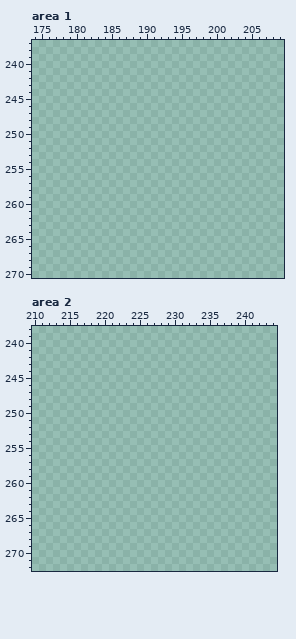
Pixel-art file, stored at art/ase/GUI.ase. Above, as it was before the edit.
606x414 pixels, 1 frame. Shown: area 1: x 174..209, y 237..270; area 2: x 210..244, y 238..272.
After:
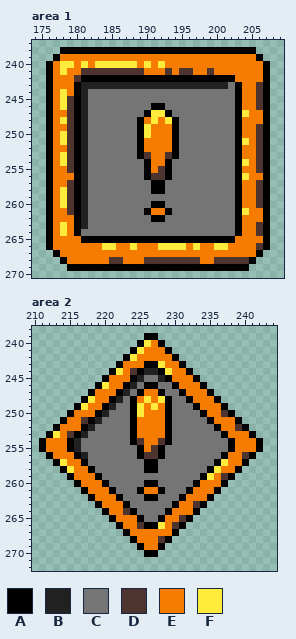
Palette (. is transparent): A #000000  B #212121  C #757575  D #4e342e  E #f57c00  F #ffeb3b
Message: Art for pop-up interaction balloon
From old to new:
Area 1:
y 238: x 178..205 ............................ -> AAAAAAAAAAAAAAAAAAAAAAAAAAAA
y 239: x 177..206 .............................. -> AEEEEEEEEEEEEEEEEEEEEEEEEEEEEA
y 240: x 176..207 ................................ -> AEFFEFEFFFFFFEFEFEEEEEEEEEEEEEEA
y 241: x 176..207 ................................ -> AEFEEDDDDDDDDDEEEDEDDEEDEEEEEEEA
y 242: x 176..207 ................................ -> AEEEDAAAAAAAAAAAAAAAAAAAAAAEEEEA
y 243: x 176..207 ................................ -> AEEEABBBBBBBBBBBBBBBBBBBBBCAEEDA
y 244: x 176..207 ................................ -> AEFEABCCCCCCCCCCCCCCCCCCCCCAEEDA
y 245: x 176..207 ................................ -> AEFDABCCCCCCCCCCCCCCCCCCCCCAEEDA
y 246: x 176..207 ................................ -> AEFDABCCCCCCCCCAACCCCCCCCCCAEEDA
y 247: x 176..207 ................................ -> AEEDABCCCCCCCCAFFACCCCCCCCCAFEEA
y 248: x 176..207 ................................ -> AEFDABCCCCCCCAEFEFACCCCCCCCAEEEA
y 249: x 176..207 ................................ -> AEEDABCCCCCCCAFEEEACCCCCCCCAEEDA
y 250: x 176..207 ................................ -> AEFDABCCCCCCCAFEEEACCCCCCCCAEEDA
y 251: x 176..207 ................................ -> AEFDABCCCCCCCAEEEEACCCCCCCCAFEDA
y 252: x 176..207 ................................ -> AEEDABCCCCCCCAEEEEACCCCCCCCAEEDA
y 253: x 176..207 ................................ -> AEFDABCCCCCCCADEEDACCCCCCCCAEEDA
y 254: x 176..207 ................................ -> AEFDABCCCCCCCCAEEACCCCCCCCCAFEDA
y 255: x 176..207 ................................ -> AEEDABCCCCCCCCAEDACCCCCCCCCAEEDA
y 256: x 176..207 ................................ -> AEEEABCCCCCCCCADDACCCCCCCCCAFEEA
y 257: x 176..207 ................................ -> AEEDABCCCCCCCCCAACCCCCCCCCCAEEDA
y 258: x 176..207 ................................ -> AEFDABCCCCCCCCCAACCCCCCCCCCAEEDA
y 259: x 176..207 ................................ -> AEFDABCCCCCCCCCCCCCCCCCCCCCAEEDA
y 260: x 176..207 ................................ -> AEFDABCCCCCCCCCAACCCCCCCCCCAEEDA
y 261: x 176..207 ................................ -> AEEDABCCCCCCCCAEEACCCCCCCCCAFEEA
y 262: x 176..207 ................................ -> AEEEABCCCCCCCCCAACCCCCCCCCCAEEEA
y 263: x 176..207 ................................ -> AEFEABCCCCCCCCCCCCCCCCCCCCCAEEDA
y 264: x 176..207 ................................ -> AEFEACCCCCCCCCCCCCCCCCCCCCCAEEDA
y 265: x 176..207 ................................ -> AEEEEAAAAAAAAAAAAAAAAAAAAAAEEEEA
y 266: x 176..207 ................................ -> AEEEEEEEFFEEFEEEFFFFEFEEFFEEEEDA
y 267: x 177..206 .............................. -> AEEEEEEEEEEEEEEEEEEEEEEEEEEEEA
y 268: x 178..205 ............................ -> AEEEEEEDDEEEDDDDDDDDEEDDDDDA
y 269: x 179..204 .......................... -> AAAAAAAAAAAAAAAAAAAAAAAAAA
Area 2:
y 239: x 226..227 .. -> AA
y 240: x 225..228 .... -> AFEA
y 241: x 224..229 ...... -> AFEEEA
y 242: x 223..230 ........ -> AFEEEEEA
y 243: x 222..231 .......... -> AEEEAAFEEA
y 244: x 221..232 ............ -> AFEDABBAFEEA
y 245: x 220..233 .............. -> AEEEABCCBAEEEA
y 246: x 219..234 ................ -> AFEEABCAACCAEEEA
y 247: x 218..235 .................. -> AEEEABCAEEACCAEEEA
y 248: x 217..236 .................... -> AFEEABCAEFEFACCAEEEA
y 249: x 216..237 ...................... -> AFEEABCCAFEFEACCCAEEEA
y 250: x 215..238 ........................ -> AEEEABCCCAFEEEACCCCAEEDA
y 251: x 214..239 .......................... -> AEEDABCCCCAEEEEACCCCCAEEEA
y 252: x 213..240 ............................ -> AEEEABCCCCCAEEEEACCCCCCAEEDA
y 253: x 212..241 .............................. -> AFEDABCCCCCCAEEEEACCCCCCCAEEEA
y 254: x 211..242 ................................ -> AEEEABCCCCCCCADEEDACCCCCCCCAEEEA
y 255: x 211..242 ................................ -> AEEEABCCCCCCCCAEDACCCCCCCCCAEEEA
y 256: x 212..241 .............................. -> AEEEABCCCCCCCADDACCCCCCCCAEEDA
y 257: x 213..240 ............................ -> AFEEACCCCCCCCAACCCCCCCCAFEEA
y 258: x 214..239 .......................... -> AFEEACCCCCCCAACCCCCCCAFEEA
y 259: x 215..238 ........................ -> AEEEACCCCCCCCCCCCCCAFEDA
y 260: x 216..237 ...................... -> AEEEACCCCCAACCCCCAEEEA
y 261: x 217..236 .................... -> AEEEACCCAEEACCCAEEEA
y 262: x 218..235 .................. -> AEEEACCCAACCCAEEEA
y 263: x 219..234 ................ -> AEEEACCCCCCAEEDA
y 264: x 220..233 .............. -> AEEDACCCCAEEEA
y 265: x 221..232 ............ -> AEEEACCAEEDA
y 266: x 222..231 .......... -> AEEDAAFEDA
y 267: x 223..230 ........ -> AEEEEEEA
y 268: x 224..229 ...... -> AEEEDA
y 269: x 225..228 .... -> AEEA
y 270: x 226..227 .. -> AA
